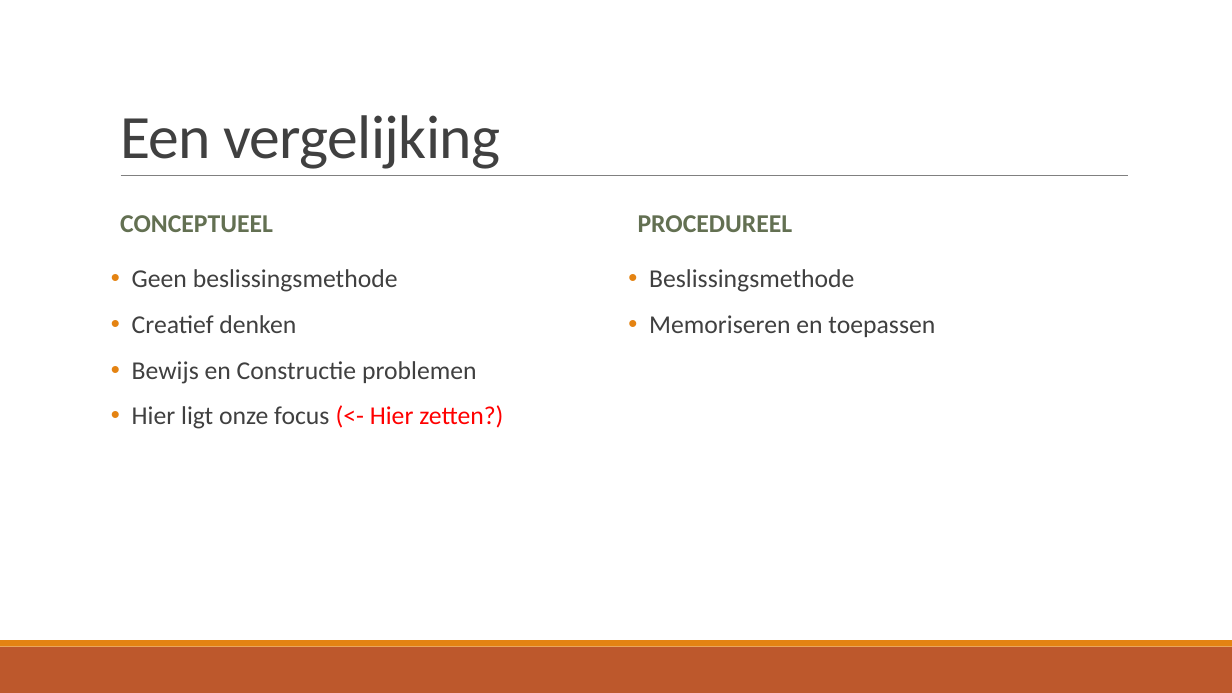
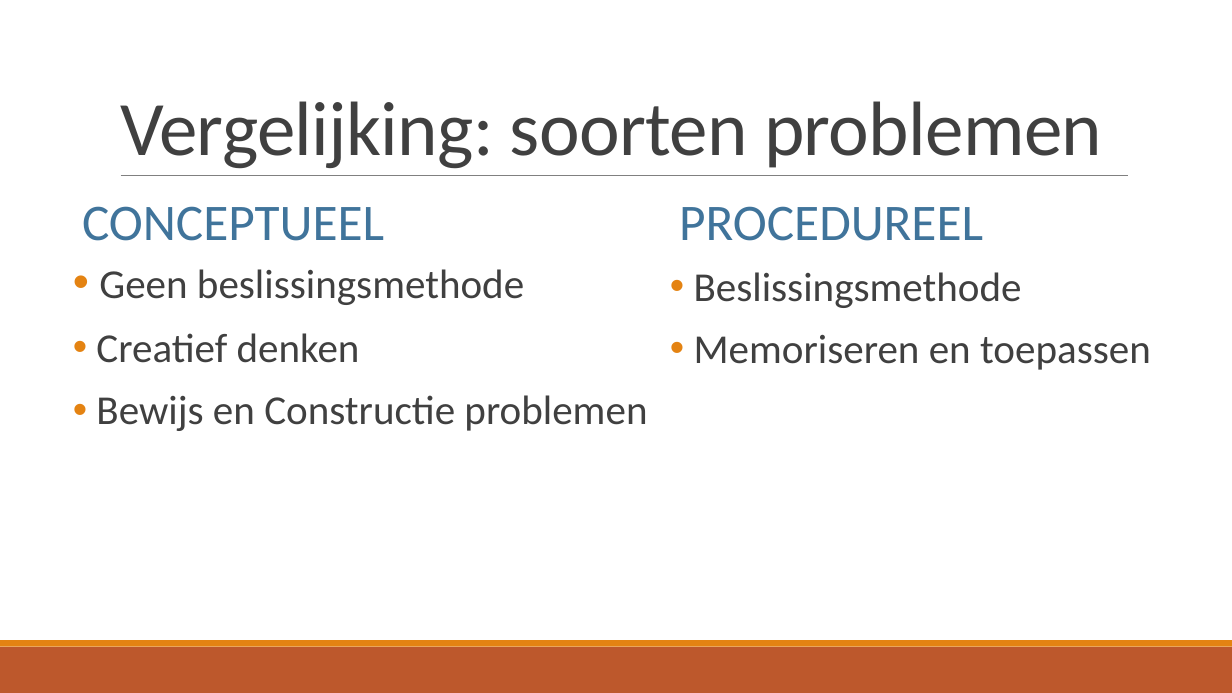
Before and after one commit to TomDeGroote/Bachelorproef, a slide deck: slide 7 of Opdracht 2/Literatuurstudie.pptx (slide 5 before the commit). Drawn at 1232x693 pixels with LibreOffice and Linux fonts; fonts in the diff are those of the drawing. Boxes give left, top, right and bottom in pixels: in the first picture for what was removed or moved away, otherwise in the second. Text is boxed around its words. In the diff, an @@ line names an element or a change of style, - is before the commit and + after.

```diff
--- a/Opdracht 2/Literatuurstudie.pptx
+++ b/Opdracht 2/Literatuurstudie.pptx
@@ title at (x1=120, y1=101, x2=1102, y2=169): text changed; size 48 to 60 pt @@
-Een vergelijking
+Vergelijking: soorten problemen
@@ text "CONCEPTUEEL" moved from (x1=120, y1=215, x2=273, y2=232) to (x1=82, y1=206, x2=384, y2=241) @@
@@ text "CONCEPTUEEL" at (x1=82, y1=206, x2=384, y2=241): size 20 to 40 pt, text colour #637052 to #40749B, bold off @@
@@ text "PROCEDUREEL" at (x1=679, y1=206, x2=983, y2=241): size 20 to 40 pt, text colour #637052 to #40749B, bold off @@
@@ text "PROCEDUREEL" moved from (x1=638, y1=215, x2=793, y2=232) to (x1=679, y1=206, x2=983, y2=241) @@
@@ text "Geen beslissingsmethode" at (x1=96, y1=269, x2=647, y2=431): size 20 to 32 pt @@
@@ text "Geen beslissingsmethode" moved from (x1=132, y1=269, x2=503, y2=429) to (x1=96, y1=269, x2=647, y2=431) @@
@@ text "Beslissingsmethode" moved from (x1=649, y1=269, x2=935, y2=337) to (x1=694, y1=272, x2=1151, y2=370) @@
@@ text "Beslissingsmethode" at (x1=694, y1=272, x2=1151, y2=370): size 20 to 32 pt @@
@@ text at (x1=132, y1=405, x2=503, y2=429): paragraph removed @@
-• Hier ligt onze focus (<- Hier zetten?)
```
Also in this commit, not shown: 19 other slides changed, 4 slides added, 5 slides removed.
